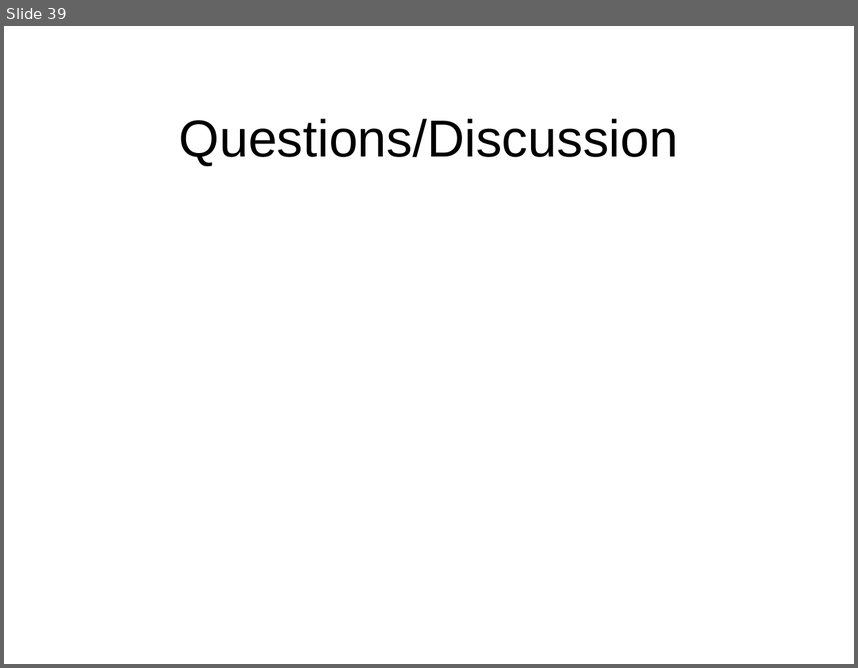
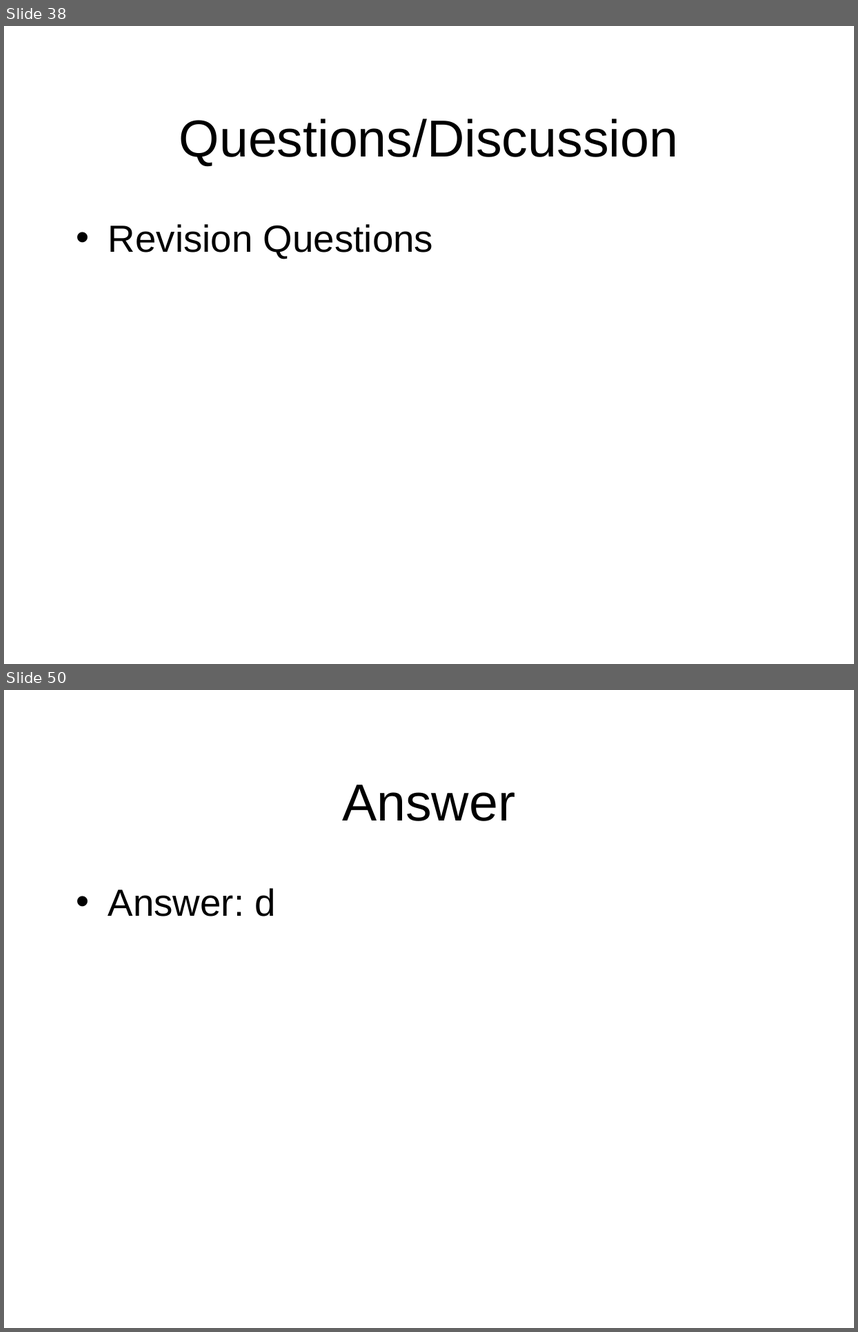
Before and after one commit to octaviordz/zjnu2017.github.io, a slide deck: WAD/lectures/020--HTML.Fundamentals.ppt. Shown one above the other, each under a label of ours: slide 39 before the commit, slides 38 and 50 after it; the slides between them are not shown. The pictures are 858x668 and 858x1332 pixels, drawn with LibreOffice and Linux fonts; fonts in the diff are those of the drawing. Boxes give left, top, right and bottom in pixels: in the first picture for what was removed or moved away, otherwise in the second. Text is boxed around its words. In the diff, an @@ line names an element or a change of style, - is before the commit and + after.

Commit message:
Quiz questions

```diff
--- a/WAD/lectures/020--HTML.Fundamentals.ppt
+++ b/WAD/lectures/020--HTML.Fundamentals.ppt
@@ slide 50 added at [4, 690, 854, 1328], background #FFFFFF @@
@@ title added at [342, 785, 515, 821], 44 pt, text #000000 @@
+Answer
@@ text added at [108, 888, 276, 916], 32 pt, text #000000 @@
+• Answer: d
@@ what was slide 39 is now slide 38 @@
@@ slide 38 changed as well @@
@@ text added at [108, 224, 433, 259], 32 pt, text #000000 @@
+• Revision Questions
```
Also in this commit, not shown: 6 other slides changed, 36 other slides added, 1 slide removed, 1 other file.
